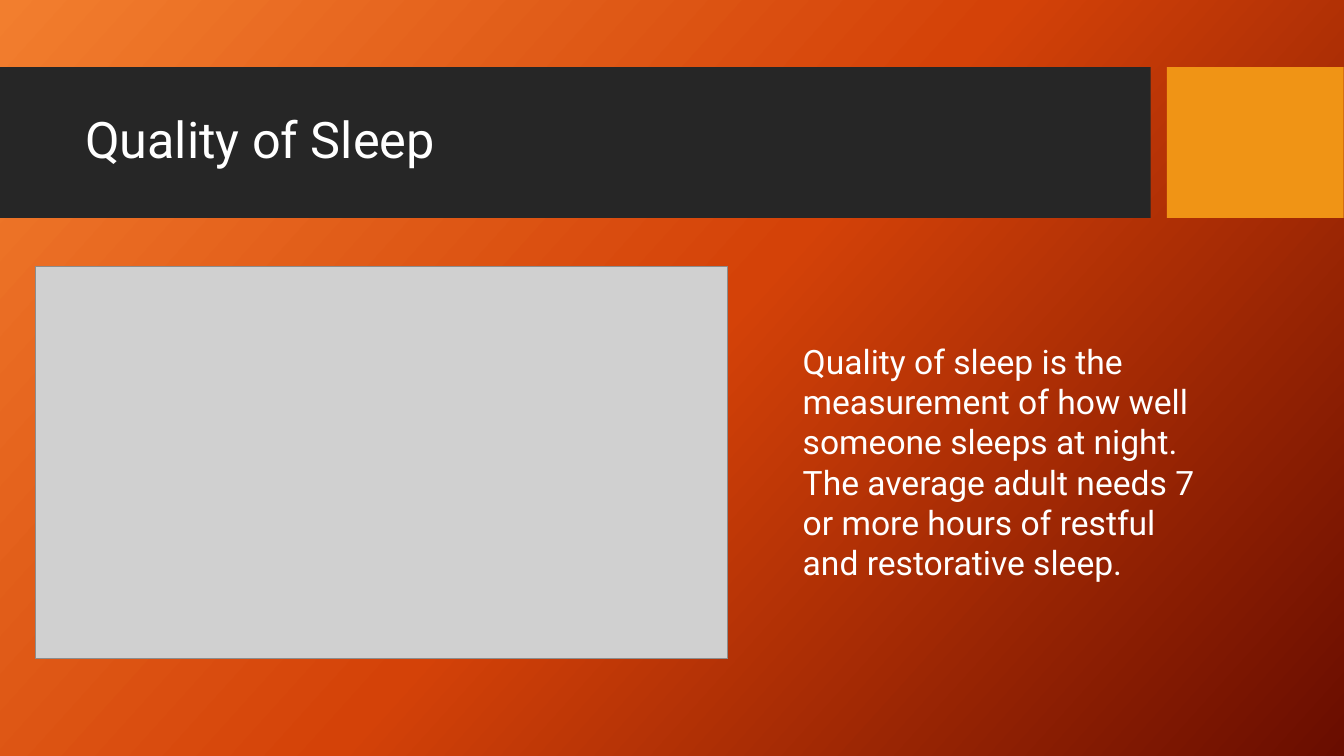
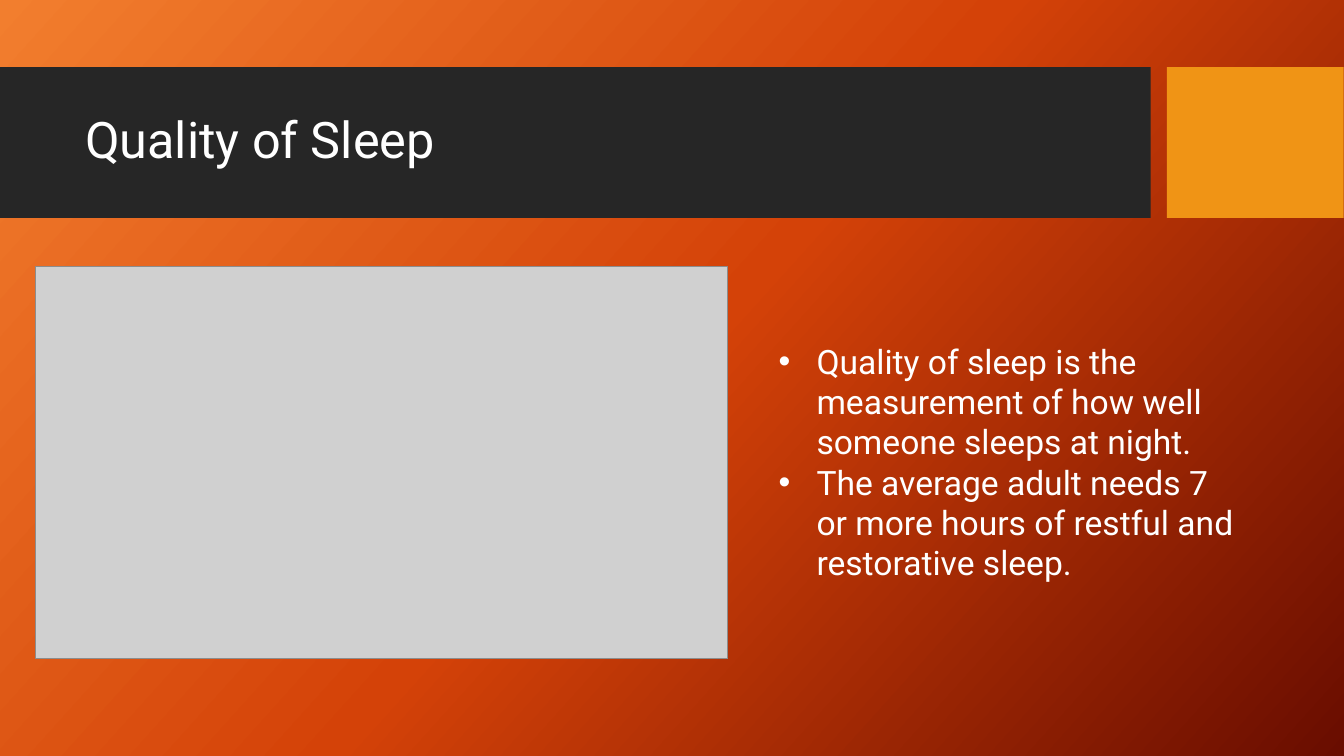
Before and after one commit to jaredsletto/Project_1, a slide deck: slide 10 of Project 1 - Sleep Project.pptx (slide 8 before the commit). Drawn at 1344x756 pixels with LibreOffice and Linux fonts; fonts in the diff are those of the drawing; grey boxes stand for pictures; background and template pictures are left out. Boxes give left, top, right and bottom in pixels: in the first picture for what was removed or moved away, otherwise in the second. Text is boxed around its words. In the diff, an @@ line names an element or a change of style, - is before the commit and + after.

```diff
--- a/Project 1 - Sleep Project.pptx
+++ b/Project 1 - Sleep Project.pptx
@@ text at [817, 348, 1233, 582]: text changed @@
-Quality of sleep is the measurement of how well someone sleeps at night. The average adult needs 7 or more hours of restful and restorative sleep.
+• Quality of sleep is the measurement of how well someone sleeps at night.
+• The average adult needs 7 or more hours of restful and restorative sleep.
```
Also in this commit, not shown: 3 other slides changed, 13 slides added.
